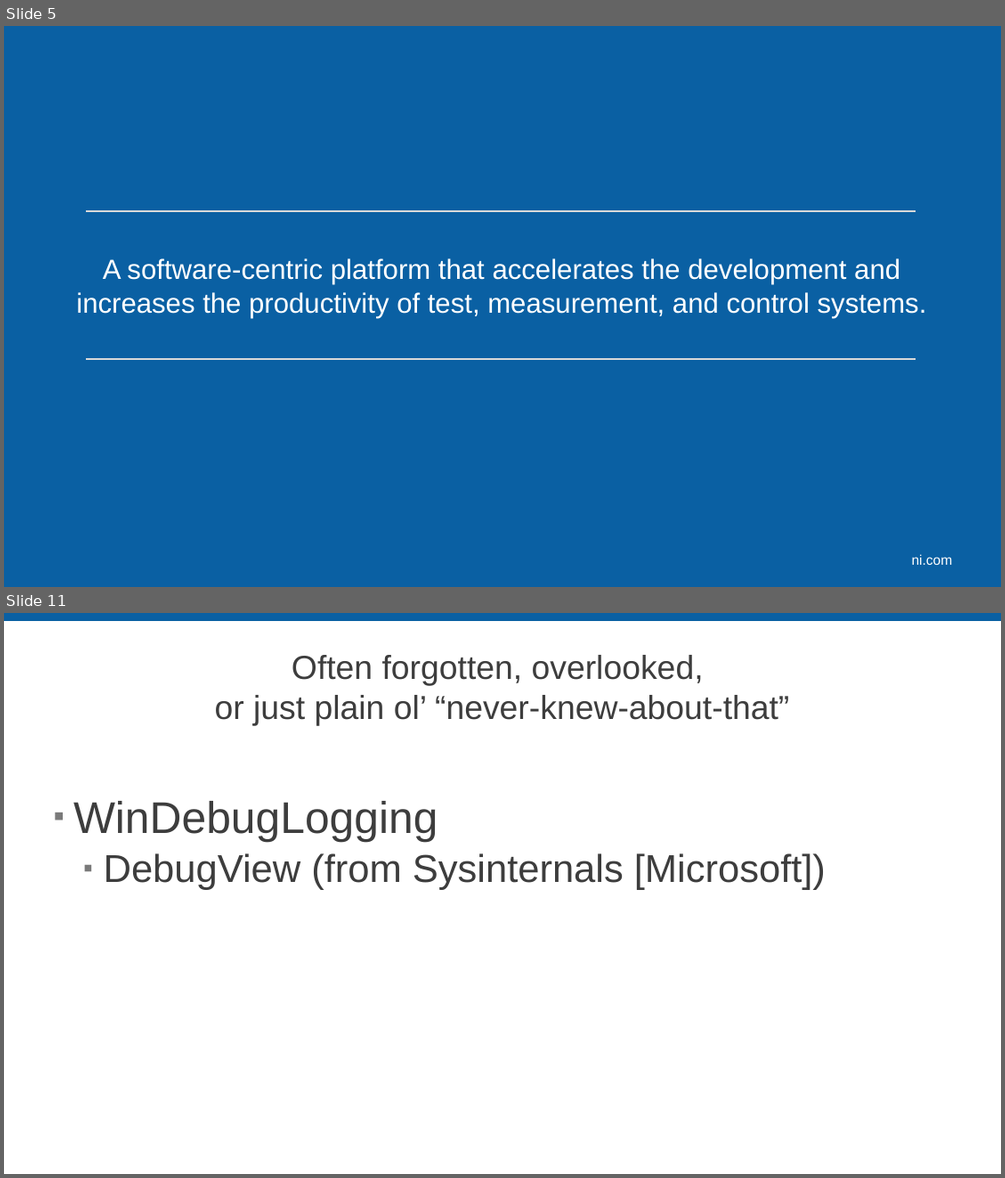
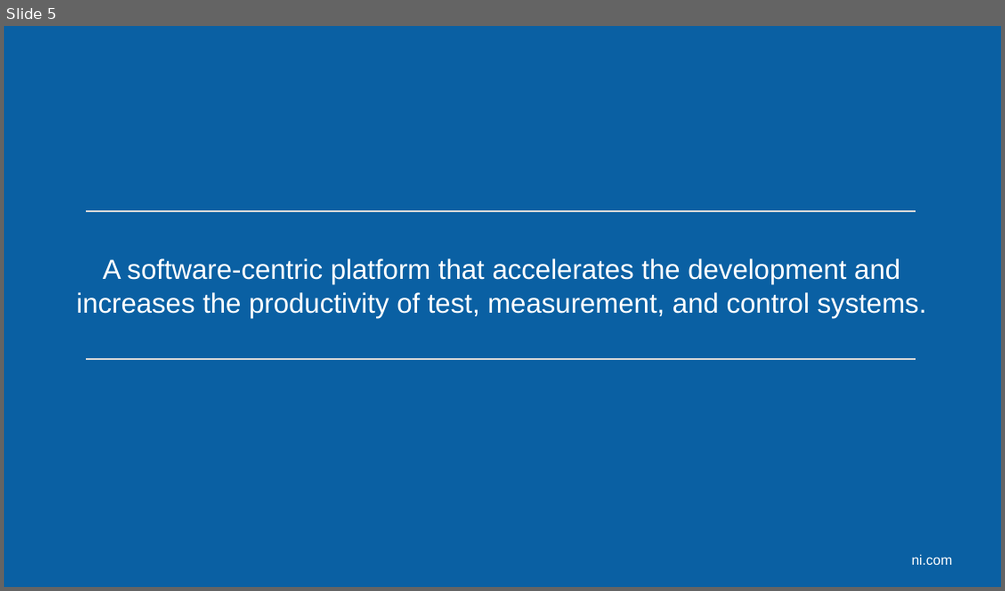
Before and after one commit to sandialabs/LVTM, a slide deck: Documentation/LVTM_NIWeek_2017.pptx. Shown one above the other, each under a label of ours: slides 5 and 11 before the commit, slide 5 after it; the slides between them are not shown. The pictures are 1005x1178 and 1005x591 pixels, drawn with LibreOffice and Linux fonts; fonts in the diff are those of the drawing; background and template pictures are left out. Boxes give left, top, right and bottom in pixels: in the first picture for what was removed or moved away, otherwise in the second. Text is boxed around its words. In the diff, an @@ line names an element or a change of style, - is before the commit and + after.

```diff
--- a/Documentation/LVTM_NIWeek_2017.pptx
+++ b/Documentation/LVTM_NIWeek_2017.pptx
@@ slide 11 removed at [4, 613, 1001, 1174], background #FFFFFF @@
@@ rectangle removed at [4, 613, 1001, 621] @@
@@ title removed at [215, 655, 789, 726] @@
-Often forgotten, overlooked,
-or just plain ol’ “never-knew-about-that”
@@ text removed at [73, 801, 825, 890] @@
-▪ WinDebugLogging
-  ▪ DebugView (from Sysinternals [Microsoft])
```
Also in this commit, not shown: 5 slides changed, 9 slides added.
